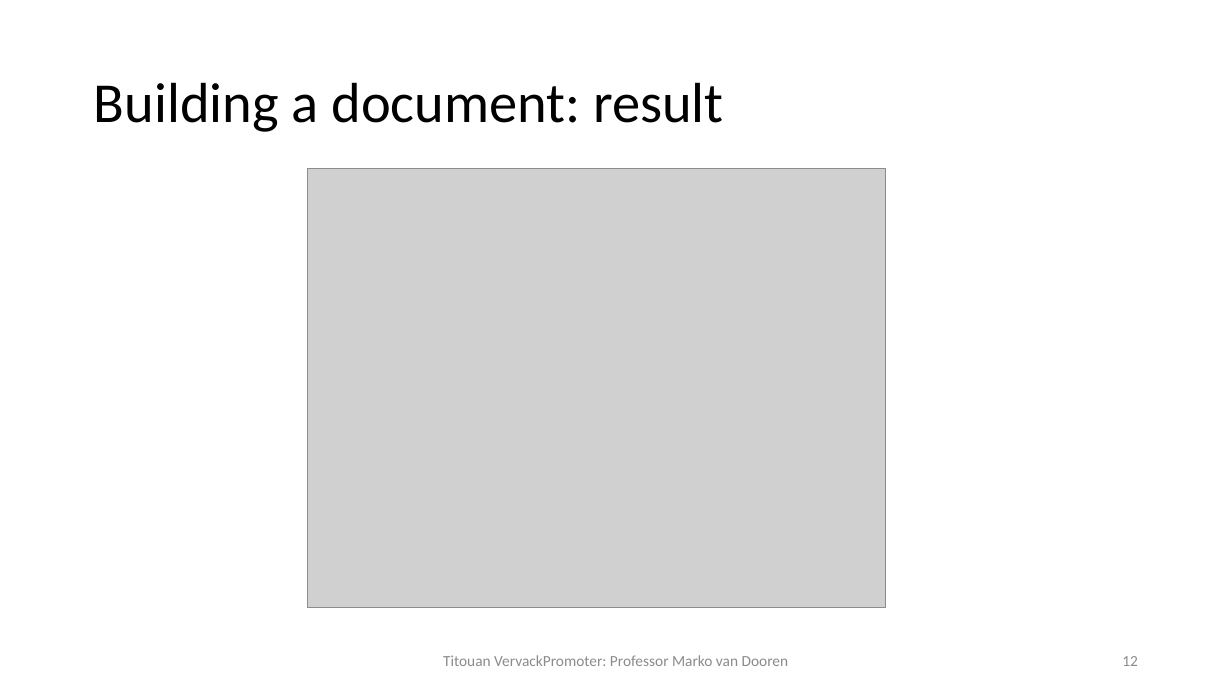
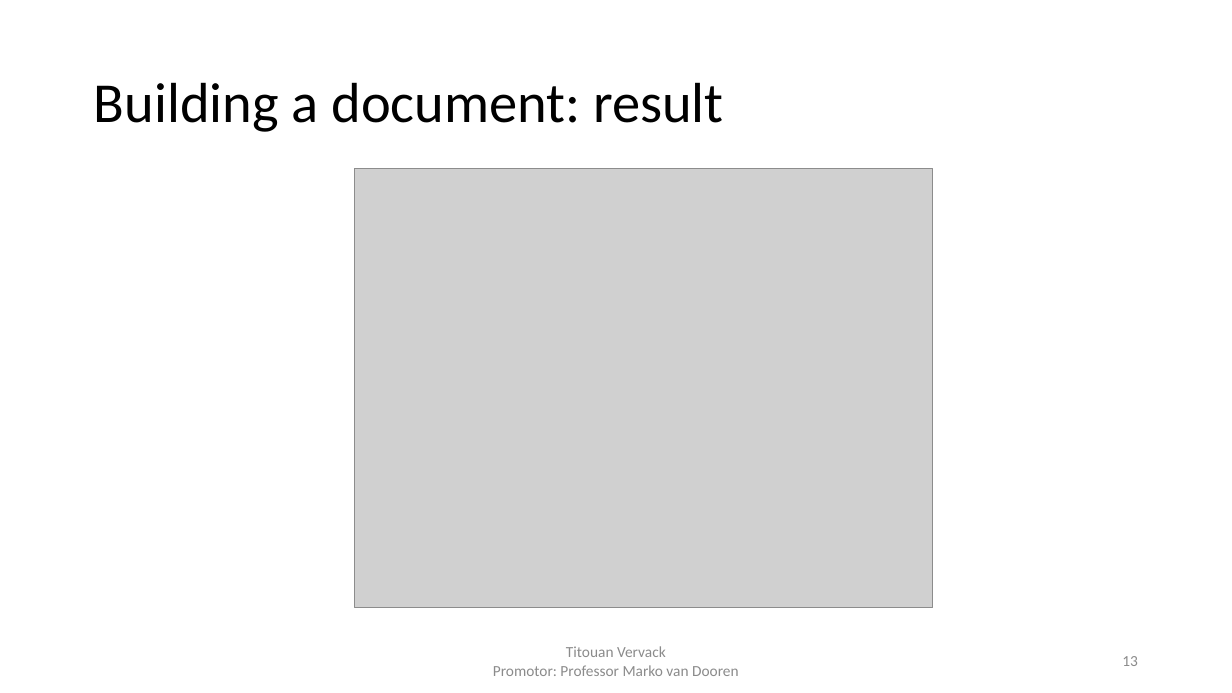
Before and after one commit to FlashYoshi/neio, a slide deck: slide 13 of presentation/Intermediate Presentation.pptx (slide 12 before the commit). Drawn at 1232x693 pixels with LibreOffice and Linux fonts; fonts in the diff are those of the drawing; grey boxes stand for pictures. Boxes give left, top, right and bottom in pixels: in the first picture for what was removed or moved away, otherwise in the second. Text is boxed around its words. In the diff, an @@ line names an element or a change of style, - is before the commit and + after.

```diff
--- a/presentation/Intermediate Presentation.pptx
+++ b/presentation/Intermediate Presentation.pptx
@@ picture: place and size @@
-picture at <box>308,168,886,608</box>
+picture at <box>355,168,933,608</box>
@@ text at <box>493,646,739,676</box>: text changed @@
-Titouan VervackPromoter: Professor Marko van Dooren
+Titouan Vervack
+Promotor: Professor Marko van Dooren
@@ page number at <box>1122,656,1138,666</box>: text changed @@
-12
+13
```
Also in this commit, not shown: 12 other slides changed, 1 slide added, 6 other files.
